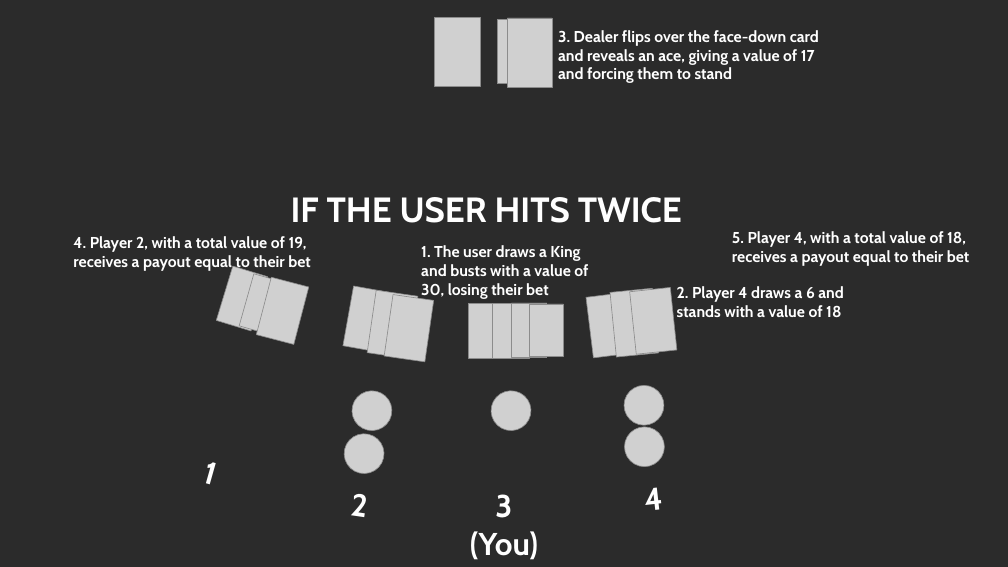
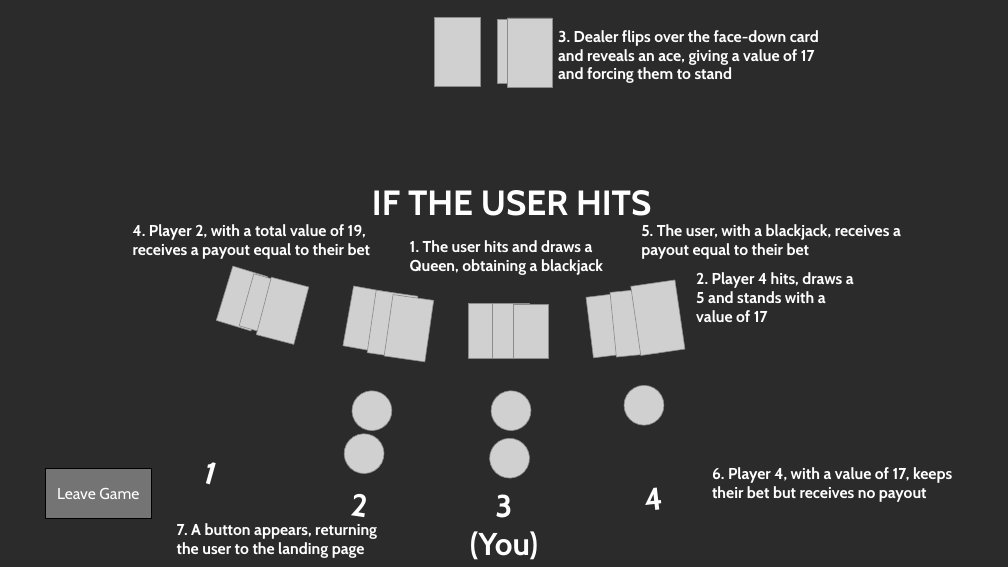
Before and after one commit to aladebrian/WebProP1, a slide deck: slide 3 of Team 17 Project 1 Storyboard.pptx (slide 5 before the commit). Drawn at 1008x567 pixels with LibreOffice and Linux fonts; fonts in the diff are those of the drawing; grey boxes stand for pictures; background and template pictures are left out; a plain dark background stands for a picture behind light text. Boxes give left, top, right and bottom in pixels: in the first picture for what was removed or moved away, otherwise in the second. Text is boxed around its words. In the diff, an @@ line names an element or a change of style, - is before the commit and + after.

Commit message:
Adjusted the storyboard
Made changes to the storyboard so that the user only gets one opportunity to choose between standing or hitting

```diff
--- a/Team 17 Project 1 Storyboard.pptx
+++ b/Team 17 Project 1 Storyboard.pptx
@@ text at [372, 190, 651, 216]: text changed @@
-IF THE USER HITS TWICE
+IF THE USER HITS
@@ text "4. Player 2, with a ...": place and size @@
-text "4. Player 2, with a ..." at [73, 236, 311, 271]
+text "4. Player 2, with a ..." at [133, 224, 371, 259]
@@ text at [641, 224, 901, 259]: text changed @@
-5. Player 4, with a total value of 18, receives a payout equal to their bet
+5. The user, with a blackjack, receives a payout equal to their bet
@@ text at [410, 240, 603, 275]: text changed @@
-1. The user draws a King and busts with a value of 30, losing their bet
+1. The user hits and draws a Queen, obtaining a blackjack
@@ picture at [631, 280, 685, 356]: rotation 354 to 351 degrees @@
@@ text at [696, 272, 854, 322]: text changed @@
-2. Player 4 draws a 6 and stands with a value of 18
+2. Player 4 hits, draws a 5 and stands with a value of 17
@@ picture removed at [530, 304, 564, 357] @@
@@ picture at [486, 435, 533, 482]: rotation 345 to 12 degrees @@
@@ rectangle added at [45, 469, 152, 519], fill #747474, outline #000000 1.5 pt, 18 pt, text #FFFFFF @@
+Leave Game
@@ text added at [712, 467, 952, 502], 18 pt, text #FFFFFF, bold @@
+6. Player 4, with a value of 17, keeps their bet but receives no payout
@@ text added at [177, 523, 377, 558], 18 pt, text #FFFFFF, bold @@
+7. A button appears, returning the user to the landing page
```
Also in this commit, not shown: 1 other slide changed, 2 slides removed.
